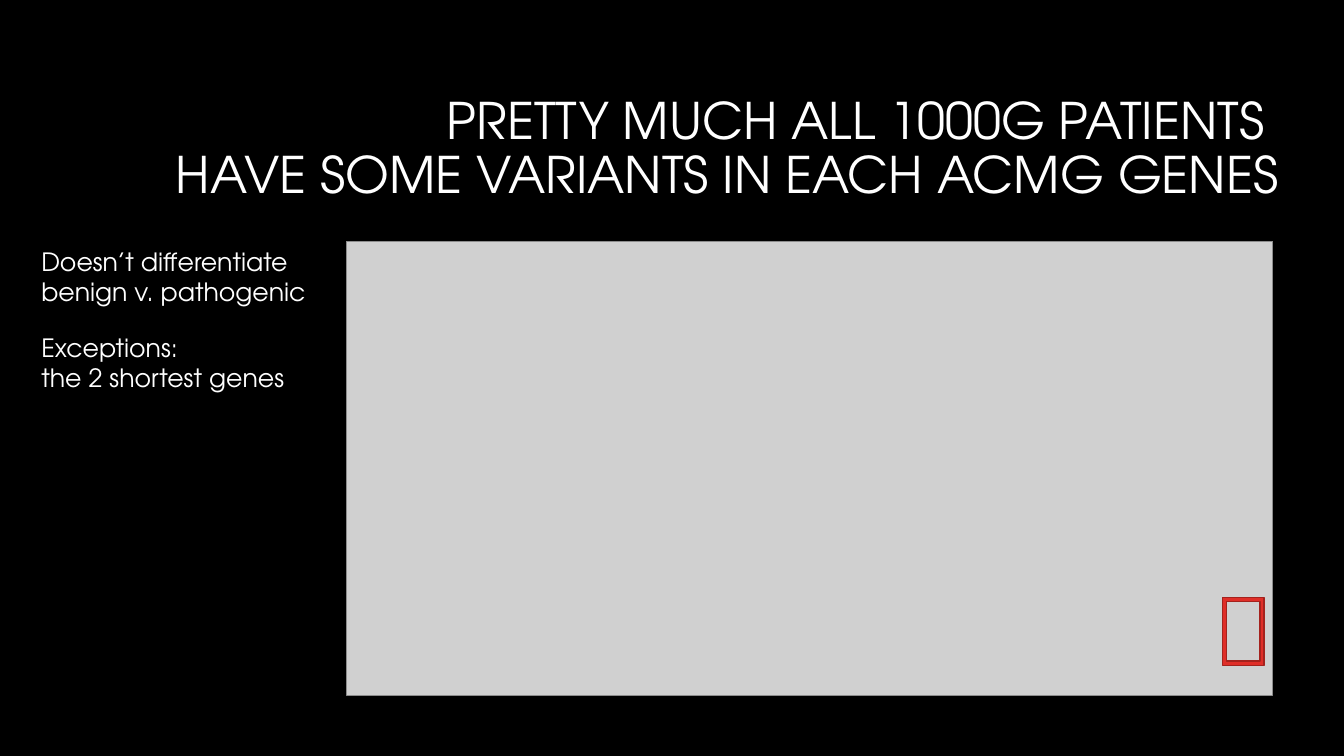
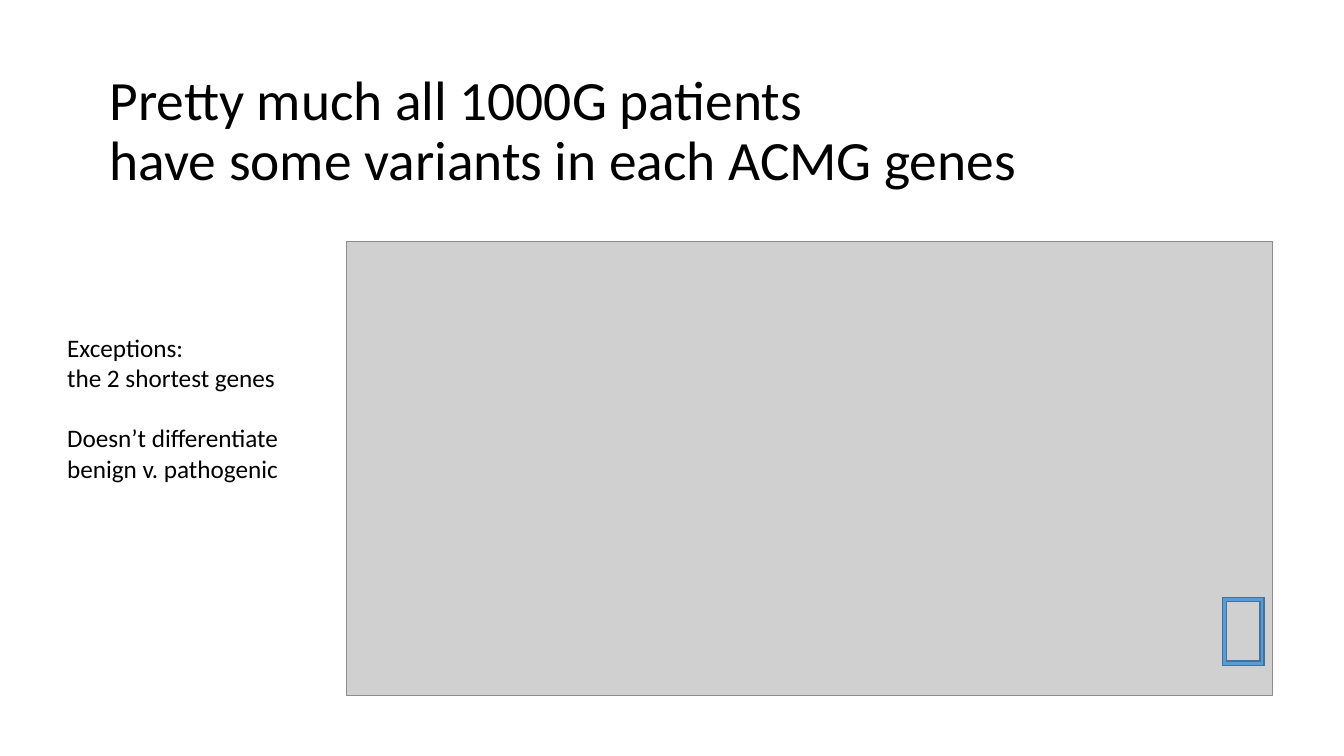
Before and after one commit to dfan/HST-2016, a slide deck: slide 10 of week_6/For_Zak.pptx (slide 4 before the commit). Drawn at 1344x756 pixels with LibreOffice and Linux fonts; fonts in the diff are those of the drawing; grey boxes stand for pictures; background and template pictures are left out. Boxes give left, top, right and bottom in pixels: in the first picture for what was removed or moved away, otherwise in the second. Text is boxed around its words. In the diff, an @@ line names an element or a change of style, - is before the commit and + after.

```diff
--- a/week_6/For_Zak.pptx
+++ b/week_6/For_Zak.pptx
@@ background #000000 to #FFFFFF @@
@@ title at (x1=110, y1=81, x2=1016, y2=190): text changed; size 36 to 39.6 pt; font TeX Gyre Adventor to Calibri; text colour #FFFFFF to #000000 @@
-PRETTY MUCH ALL 1000G PATIENTS
-HAVE SOME VARIANTS IN EACH ACMG GENES
+Pretty much all 1000G patients
+have some variants in each ACMG genes
@@ text "Exceptions: the 2 shortest genes" moved from (x1=41, y1=338, x2=284, y2=393) to (x1=67, y1=339, x2=275, y2=392) @@
@@ text "Exceptions: the 2 shortest genes" at (x1=67, y1=339, x2=275, y2=392): font TeX Gyre Adventor to Calibri, text colour #FFFFFF to #000000 @@
@@ text "Doesn’t differentiate benign v. pathogenic" at (x1=67, y1=429, x2=278, y2=483): font TeX Gyre Adventor to Calibri, text colour #FFFFFF to #000000 @@
@@ text "Doesn’t differentiate benign v. pathogenic" moved from (x1=41, y1=252, x2=306, y2=307) to (x1=67, y1=429, x2=278, y2=483) @@
@@ frame at (x1=1223, y1=597, x2=1265, y2=664): fill #DF2E28 to #5B9BD5; outline #A5221E 1 pt to #43739E 1 pt @@
```
Also in this commit, not shown: 10 other slides changed, 17 slides added, 7 slides removed, 11 other files.
